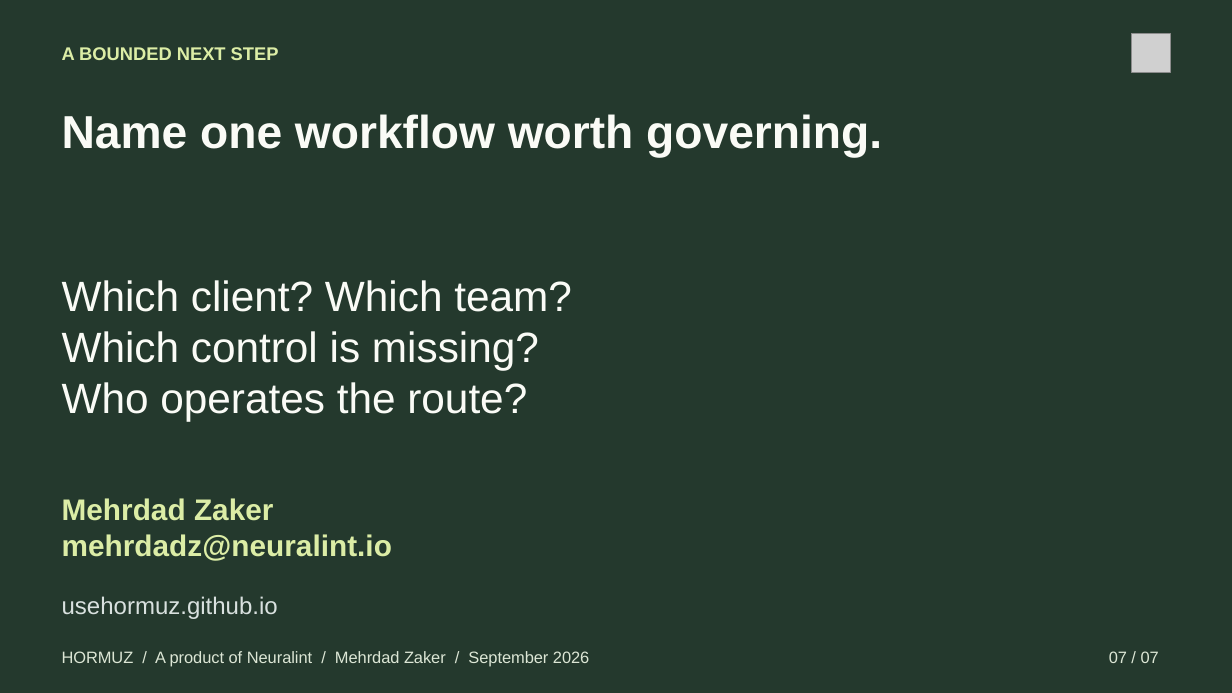
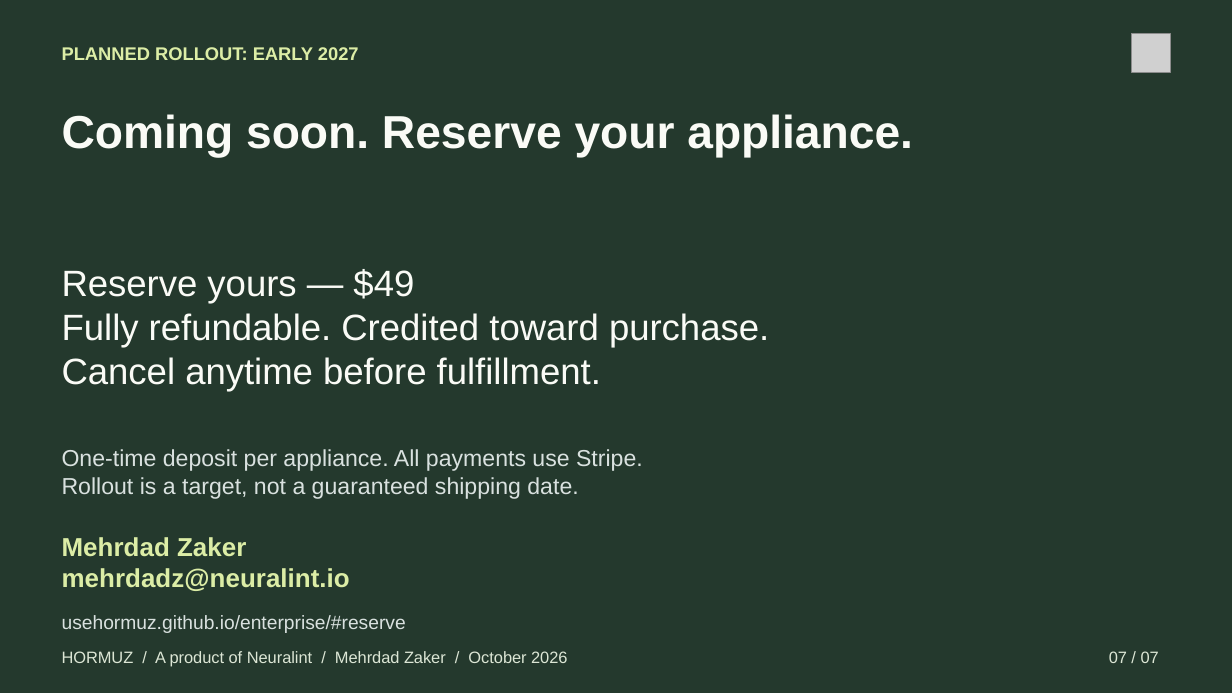
Before and after one commit to Xpounder-com/hormuz, a slide deck: slide 7 of website/public/downloads/hormuz-buyer-briefing.pptx. Drawn at 1232x693 pixels with LibreOffice and Linux fonts; fonts in the diff are those of the drawing; grey boxes stand for pictures. Boxes give left, top, right and bottom in pixels: in the first picture for what was removed or moved away, otherwise in the second. Text is boxed around its words. In the diff, an @@ line names an element or a change of style, - is before the commit and + after.

Commit message:
Make every Hormuz paid offer payable through the website

```diff
--- a/website/public/downloads/hormuz-buyer-briefing.pptx
+++ b/website/public/downloads/hormuz-buyer-briefing.pptx
@@ text at [62,47,359,60]: text changed @@
-A BOUNDED NEXT STEP
+PLANNED ROLLOUT: EARLY 2027
@@ text at [62,114,913,157]: text changed @@
-Name one workflow worth governing.
+Coming soon. Reserve your appliance.
@@ text added at [62,269,769,391], 28.5 pt, text #FAFBF6 @@
+Reserve yours — $49
+Fully refundable. Credited toward purchase.
+Cancel anytime before fulfillment.
@@ text removed at [62,280,572,421] @@
-Which client? Which team?
-Which control is missing?
-Who operates the route?
@@ text added at [62,449,643,499], 18 pt, text #D9E1DF @@
+One-time deposit per appliance. All payments use Stripe.
+Rollout is a target, not a guaranteed shipping date.
@@ text "Mehrdad Zaker": place and size @@
-text "Mehrdad Zaker" at [62,498,392,561]
+text "Mehrdad Zaker" at [62,537,350,591]
@@ text "Mehrdad Zaker" at [62,537,350,591]: size 23.2 to 20.2 pt @@
@@ text at [62,615,406,633]: text changed; size 18.8 to 15 pt @@
-usehormuz.github.io
+usehormuz.github.io/enterprise/#reserve
@@ text at [62,651,567,666]: text changed @@
-HORMUZ / A product of Neuralint / Mehrdad Zaker / September 2026
+HORMUZ / A product of Neuralint / Mehrdad Zaker / October 2026
```
Also in this commit, not shown: 5 other slides changed, 1 slide added, 1 slide removed, 45 other files.
